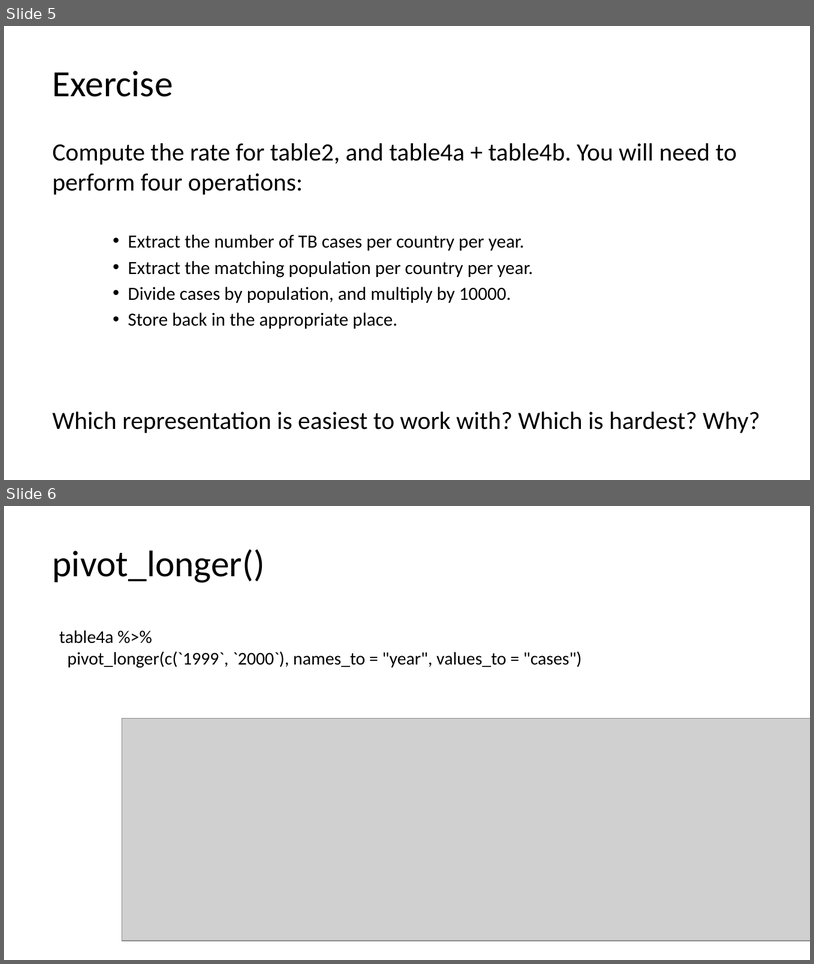
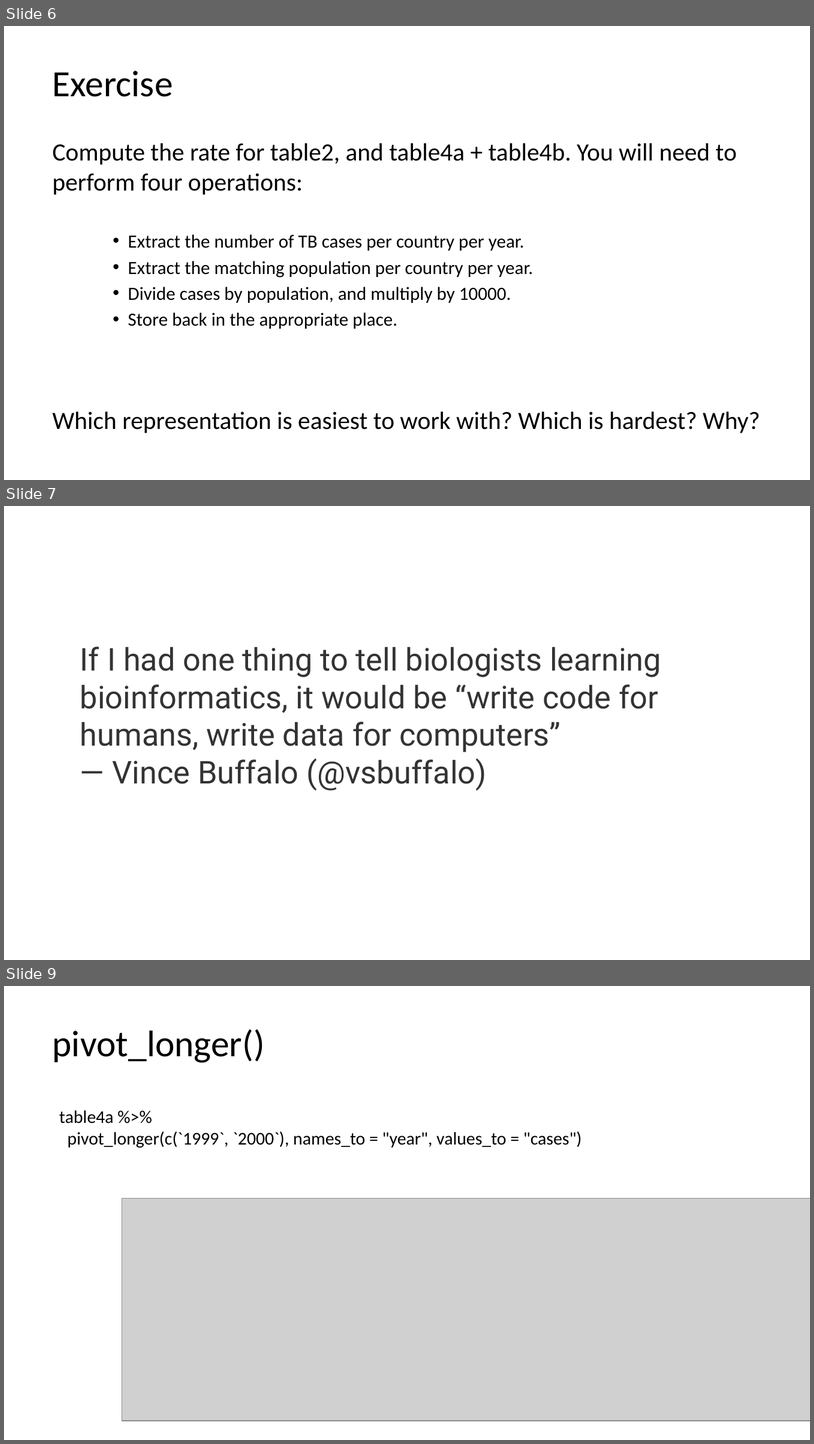
Before and after one commit to nt246/NTRES-6100-data-science, a slide deck: slides/Slides_tidydata.pptx. Shown one above the other, each under a label of ours: slides 5 and 6 before the commit, slides 6, 7 and 9 after it; the slides between them are not shown. The pictures are 814x964 and 814x1444 pixels, drawn with LibreOffice and Linux fonts; fonts in the diff are those of the drawing; grey boxes stand for pictures. Boxes give left, top, right and bottom in pixels: in the first picture for what was removed or moved away, otherwise in the second. Text is boxed around its words. In the diff, an @@ line names an element or a change of style, - is before the commit and + after.

```diff
--- a/slides/Slides_tidydata.pptx
+++ b/slides/Slides_tidydata.pptx
@@ slide 7 added at (x1=4, y1=506, x2=810, y2=960), background #FFFFFF @@
@@ text added at (x1=80, y1=646, x2=662, y2=790), 28 pt, text #333333 @@
+If I had one thing to tell biologists learning bioinformatics, it would be “write code for humans, write data for computers”
+— Vince Buffalo (@vsbuffalo)
@@ what was slide 5 is now slide 6 @@
@@ what was slide 6 is now slide 9 @@
```
Also in this commit, not shown: 1 slide changed, 4 other slides added, 1 slide removed, 10 other files.
